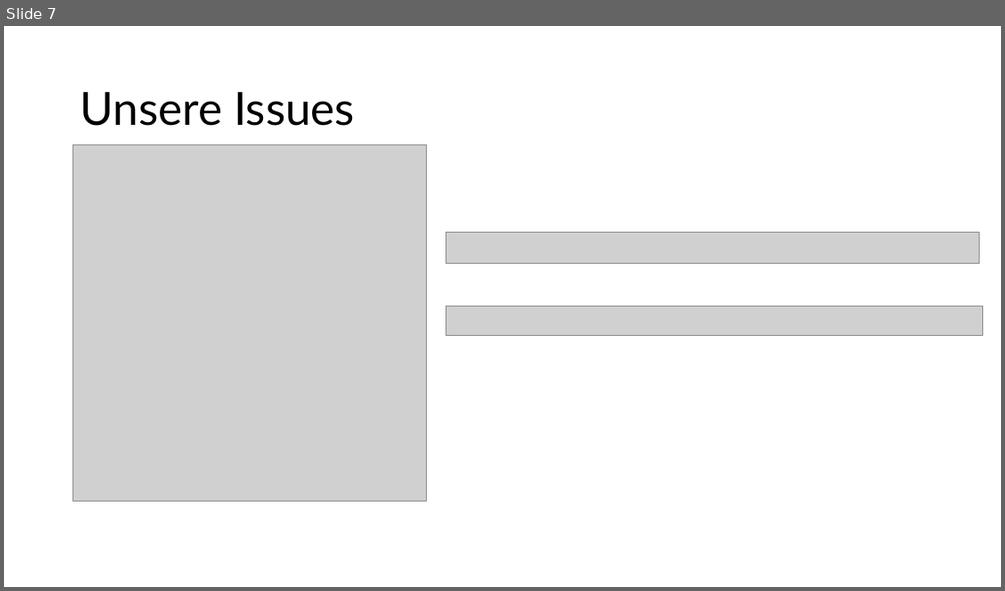
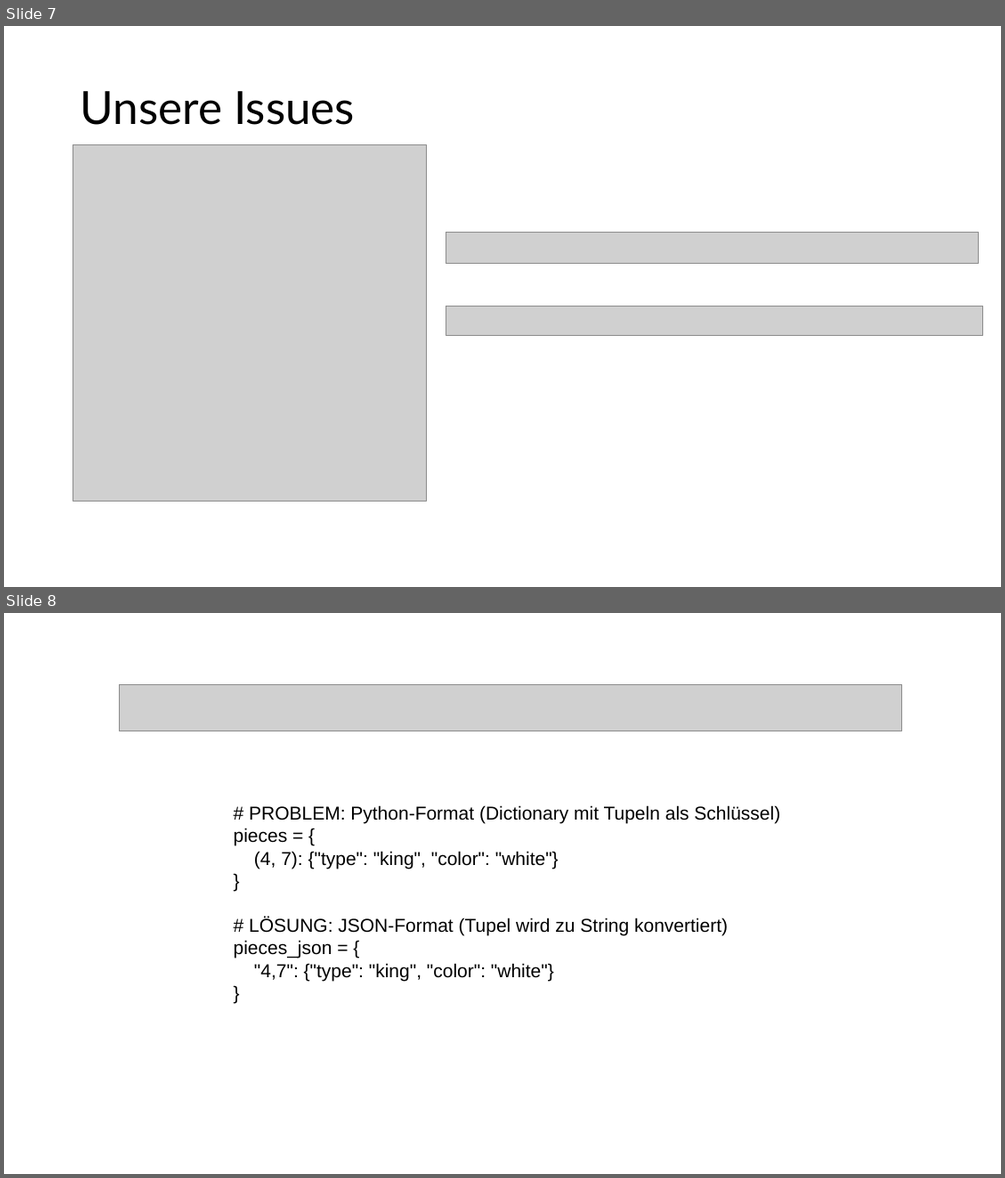
Before and after one commit to Sandroexe/Schach, a slide deck: Präsentation.pptx. Shown one above the other, each under a label of ours: slide 7 before the commit, slides 7 and 8 after it. The pictures are 1005x591 and 1005x1178 pixels, drawn with LibreOffice and Linux fonts; fonts in the diff are those of the drawing; grey boxes stand for pictures. Boxes give left, top, right and bottom in pixels: in the first picture for what was removed or moved away, otherwise in the second. Text is boxed around its words. In the diff, an @@ line names an element or a change of style, - is before the commit and + after.

```diff
--- a/Präsentation.pptx
+++ b/Präsentation.pptx
@@ slide 8 added at (x1=4, y1=613, x2=1001, y2=1174), background #FFFFFF @@
@@ picture added at (x1=120, y1=685, x2=902, y2=731) @@
@@ text added at (x1=234, y1=805, x2=780, y2=981), 18 pt, text #000000 @@
+# PROBLEM: Python-Format (Dictionary mit Tupeln als Schlüssel)
+pieces = {
+(4, 7): {"type": "king", "color": "white"}
+}
+# LÖSUNG: JSON-Format (Tupel wird zu String konvertiert)
+pieces_json = {
+"4,7": {"type": "king", "color": "white"}
+}
```
Also in this commit, not shown: 3 slides changed, 1 other file.
